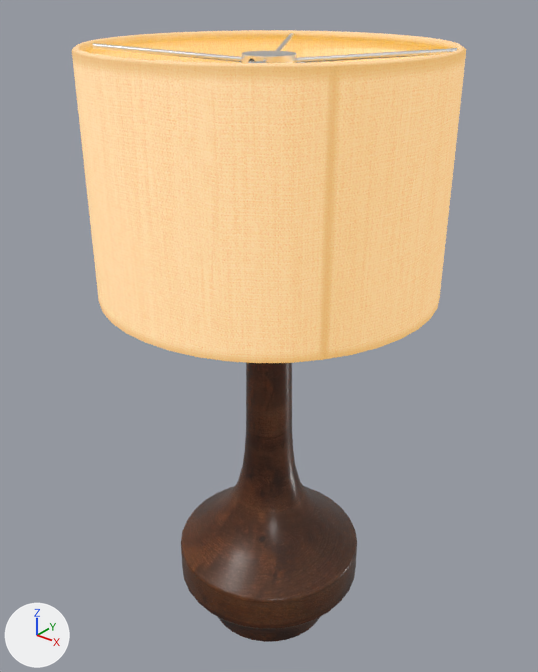
The glTF model src/assets/models/lamp.glb: old version first, new version second.
The view is the same before and after, from a 50 mm camera at (0.451, -0.563, 0.389) aimed at (-0.01, 0.012, 0.032). Every picture has the same lights, and +X, +Y and +Z are marked at lower left. The picture after the commit comes second. Where no turn or scale is listed for an object, it has been applied to the vertices.

The first picture shows 'defaultMaterial.001', 'defaultMaterial.002'.
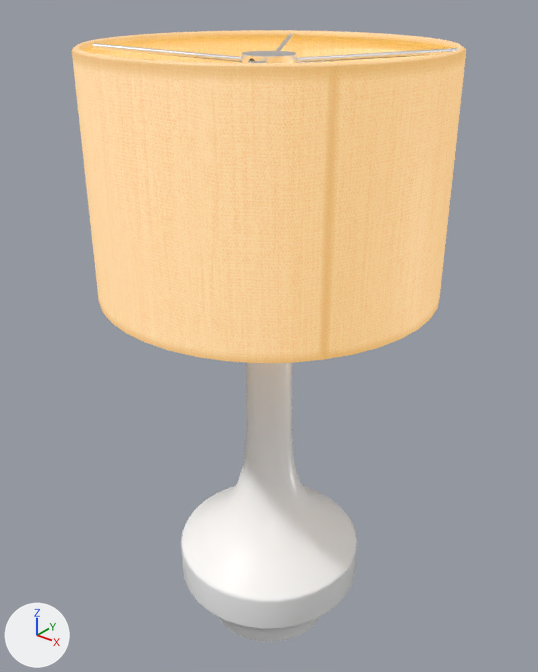
Edits to the scene script, one JSON object a line:
```json
{"block": "mat_lamp2a_main_mat", "change": "nodes: BsdfPrincipled, NormalMap, OutputMaterial, SeparateColor, TexImage x3"}
{"block": "mat_lamp2a_main_mat", "change": "uses the picture img_image_3"}
{"block": "mat_lamp2a_main_mat", "change": "nodes: BsdfPrincipled, OutputMaterial, SeparateColor, TexImage"}
{"block": "mat_lamp2a_main_mat", "change": "colours: white #ffffff"}
{"block": "mat_lamp2a_main_mat", "change": "uses the picture img_image_5"}
```

What differs and where, as boxes (x1, y1, x2, y2) in the pictures (538 x 672 px):
```json
{"object": "defaultMaterial.001", "change": "surface changed", "before": [103, 45, 451, 642], "after": [103, 45, 451, 642]}
```
